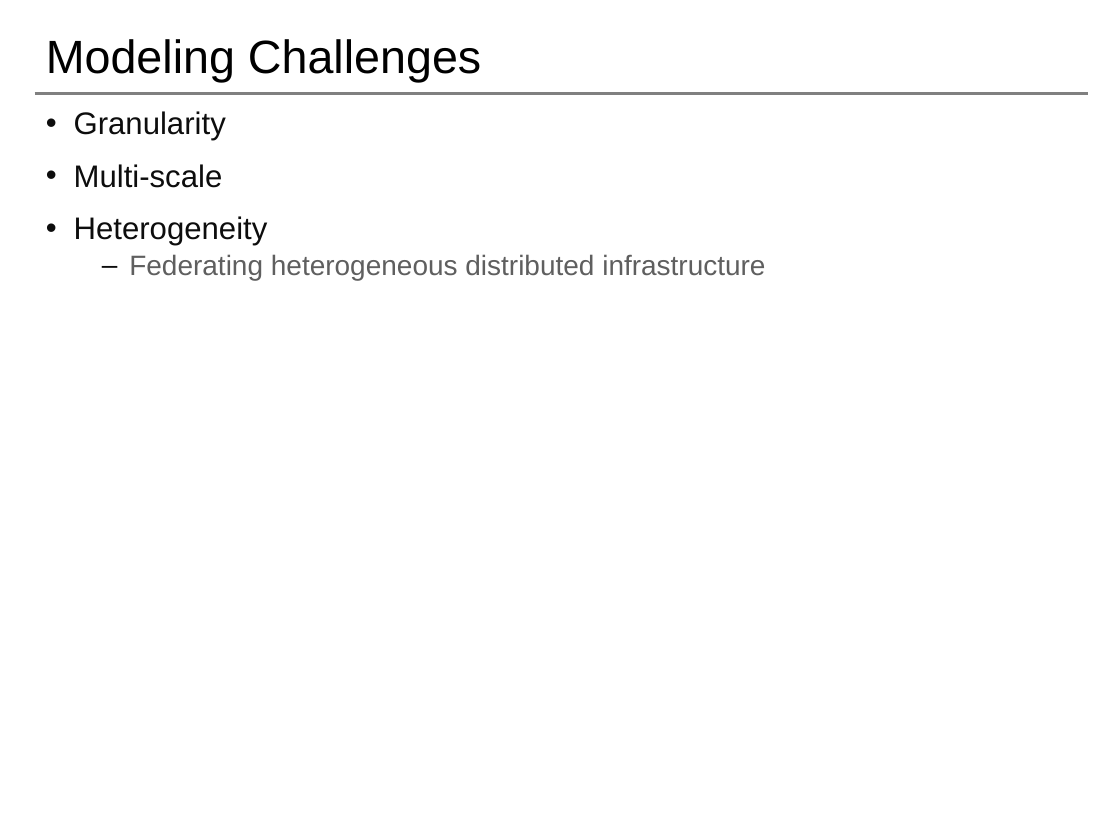
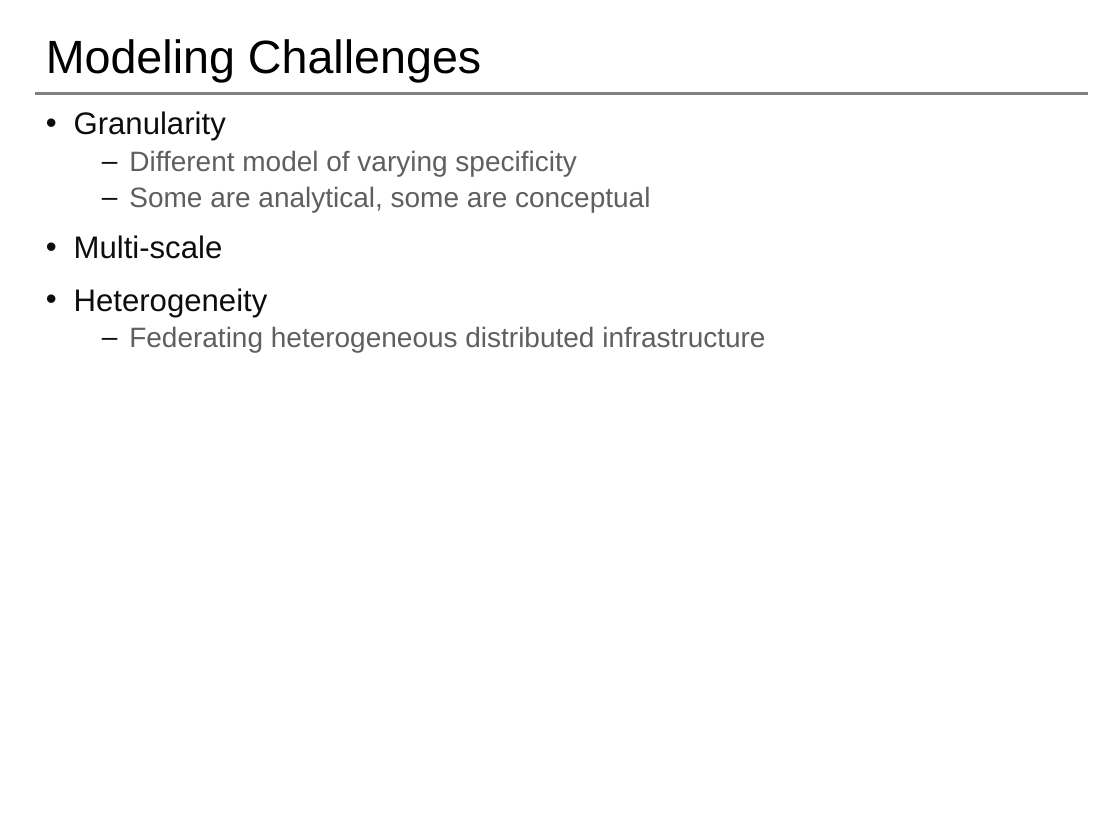
Before and after one commit to saga-project/NGMW, a slide deck: slide 13 of presentations/radical-modsim.pptx (slide 12 before the commit). Drawn at 1120x840 pixels with LibreOffice and Linux fonts; fonts in the diff are those of the drawing; background and template pictures are left out. Boxes give left, top, right and bottom in pixels: in the first picture for what was removed or moved away, otherwise in the second. Text is boxed around its words. In the diff, an @@ line names an element or a change of style, - is before the commit and + after.

```diff
--- a/presentations/radical-modsim.pptx
+++ b/presentations/radical-modsim.pptx
@@ text at [129,150,650,212]: paragraphs added @@
+  – Different model of varying specificity
+  – Some are analytical, some are conceptual
```
Also in this commit, not shown: 1 slide added, 1 other file.
